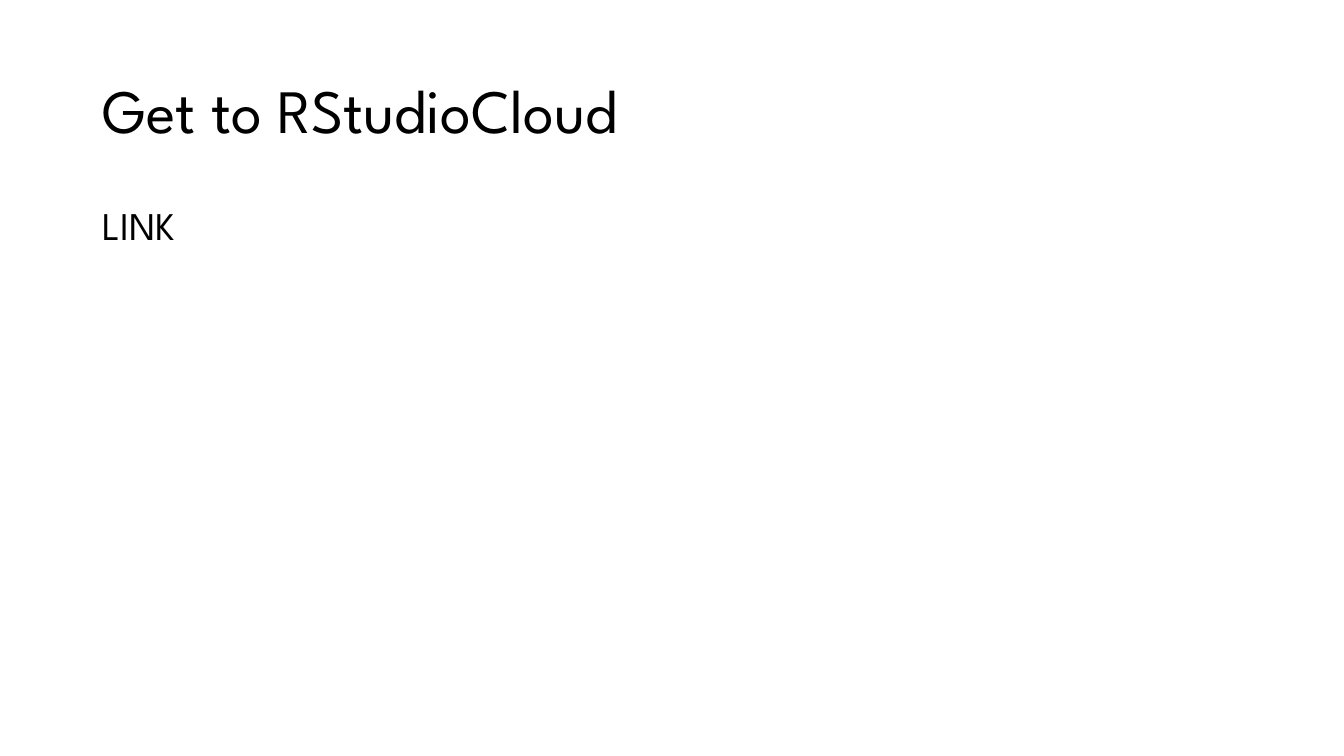
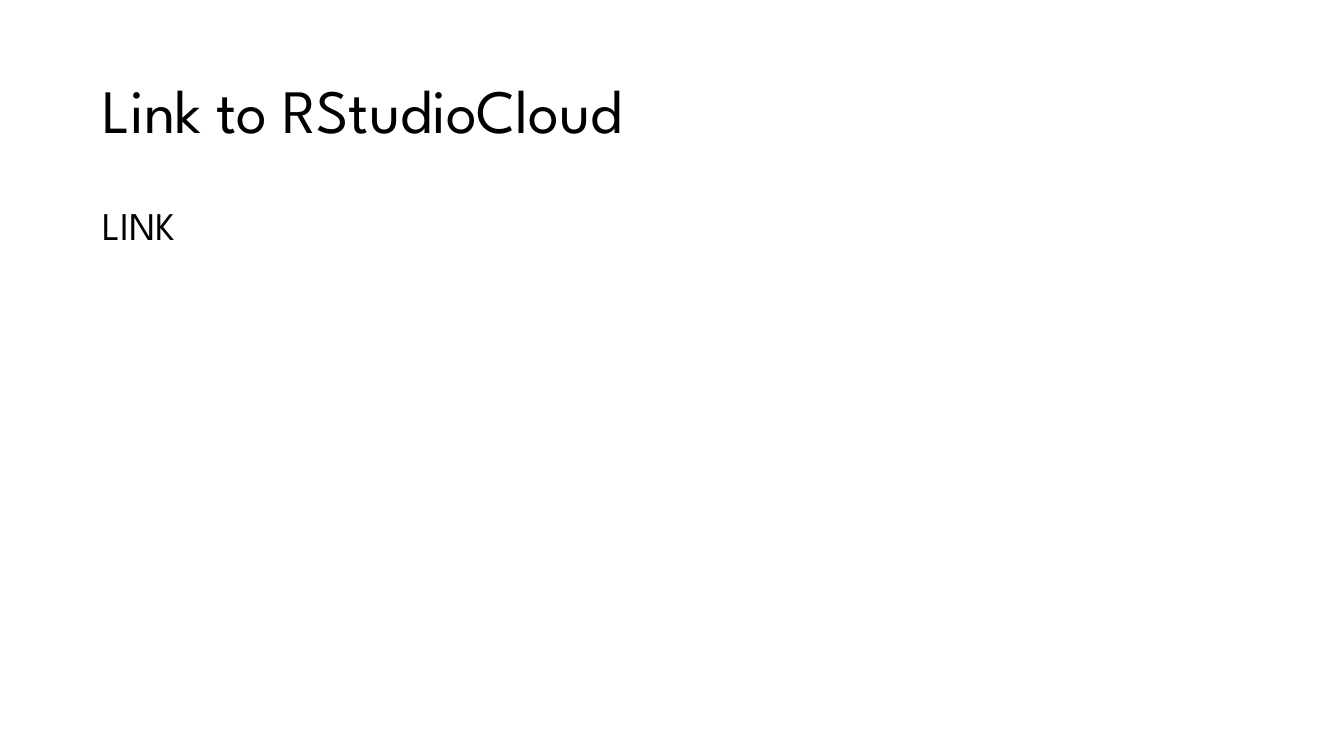
Before and after one commit to awalsh17/datacleaning_workshop, a slide deck: slide 8 of slides/0_workshop_opening.pptx (slide 9 before the commit). Drawn at 1344x756 pixels with LibreOffice and Linux fonts; fonts in the diff are those of the drawing; background and template pictures are left out. Boxes give left, top, right and bottom in pixels: in the first picture for what was removed or moved away, otherwise in the second. Text is boxed around its words. In the diff, an @@ line names an element or a change of style, - is before the commit and + after.

```diff
--- a/slides/0_workshop_opening.pptx
+++ b/slides/0_workshop_opening.pptx
@@ title at [102, 90, 623, 134]: text changed @@
-Get to RStudioCloud
+Link to RStudioCloud
```
Also in this commit, not shown: 4 other slides changed, 2 slides added, 3 slides removed, 9 other files.
